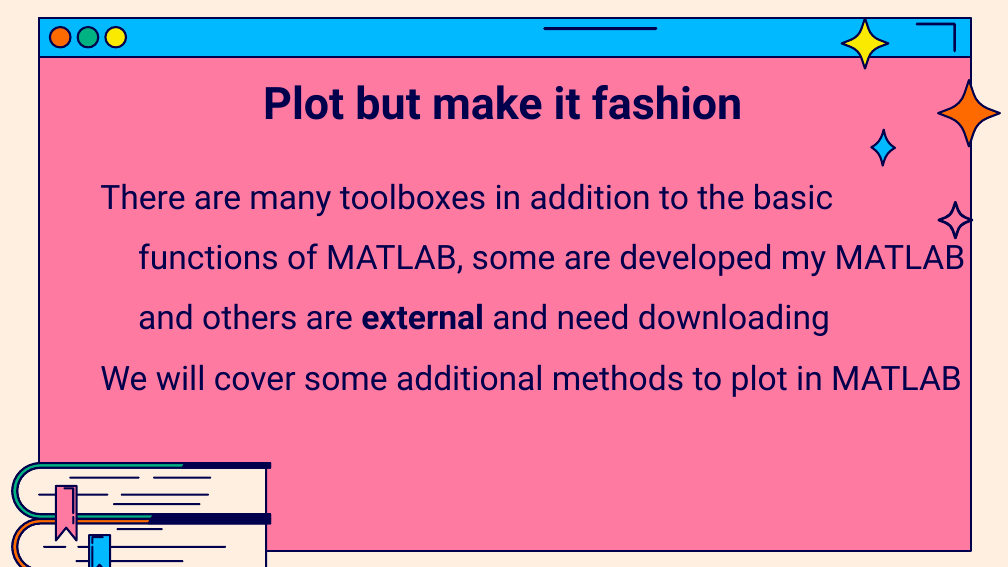
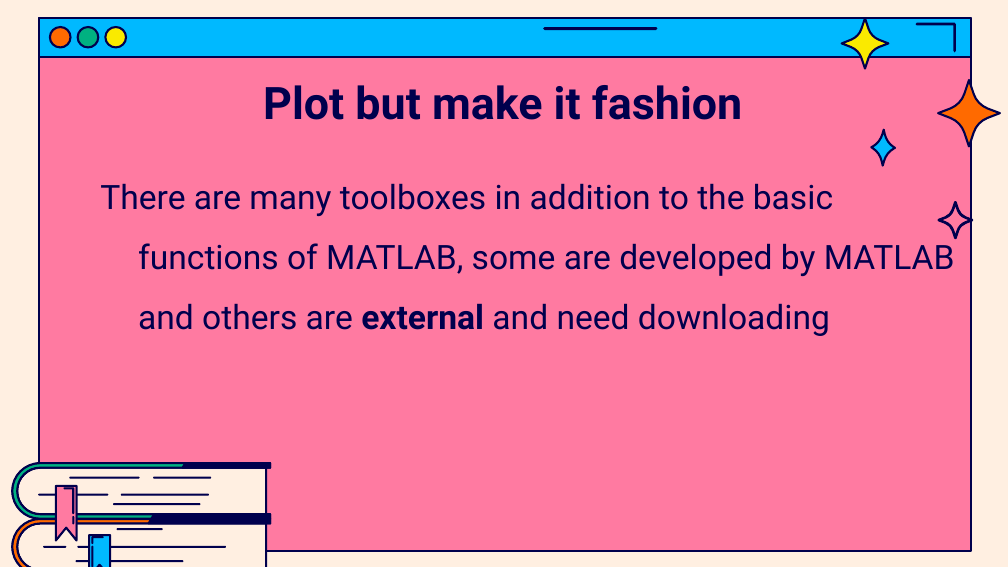
Before and after one commit to jasondsc/MATDRAB2MATFAB, a slide deck: slide 39 of slides/MATLAB_class_4.pptx (slide 36 before the commit). Drawn at 1008x567 pixels with LibreOffice and Linux fonts; fonts in the diff are those of the drawing. Boxes give left, top, right and bottom in pixels: in the first picture for what was removed or moved away, otherwise in the second. Text is boxed around its words. In the diff, an @@ line names an element or a change of style, - is before the commit and + after.

```diff
--- a/slides/MATLAB_class_4.pptx
+++ b/slides/MATLAB_class_4.pptx
@@ text at (100, 183, 955, 336): text changed @@
-There are many toolboxes in addition to the basic functions of MATLAB, some are developed my MATLAB and others are external and need downloading
-We will cover some additional methods to plot in MATLAB
+There are many toolboxes in addition to the basic functions of MATLAB, some are developed by MATLAB and others are external and need downloading
```
Also in this commit, not shown: 4 other slides changed, 3 slides added, 11 other files.
